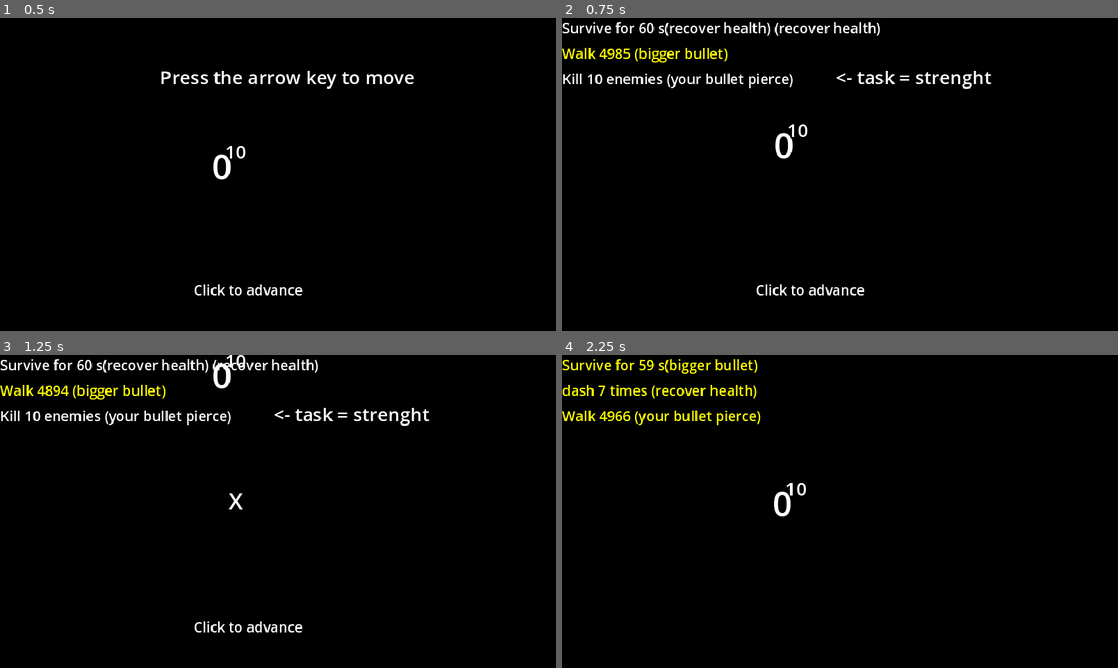
Above: before the commit, frames 1-4 (two rows, left to right).
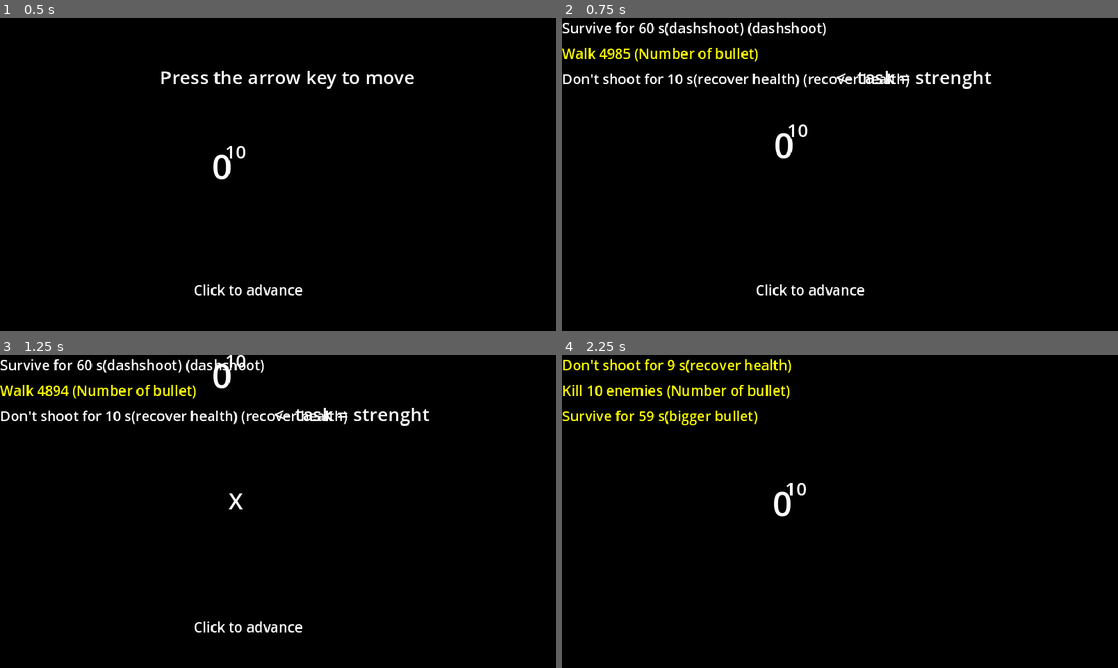
Above: after the commit, the same moments.

Repository: sentinelle28/game_jam_power
Game: Godot game, scene res://scene/tutorial/tutorial.tscn
Two runs of this game, one before a commit and one after it. Both use one fixed random seed, a clock stepped at 60 frames per second and the inputs below. The project has no main scene, so this scene is started directly.
Inputs (mouse positions are in pixels of both pictures, inside the frame that each line leads up to):
- Up to frame 1 (0.5 s): no input
- Up to frame 2 (0.75 s): tap Enter at 0.5 s; move the mouse to (812, 237) at 0.52 s; press the mouse at (812, 237) at 0.53 s; hold Up (ui_up) from 0.53 s (still down); right-click (812, 237) at 0.6 s
- Up to frame 3 (1.25 s): keep holding Up (ui_up)
- Up to frame 4 (2.25 s): tap Enter at 1.25, 2 s; move the mouse to (1006, 558) at 1.27 s; release the mouse at (1006, 558) at 1.28 s; click (1006, 558) at 1.35 s; right-click (1006, 558) at 1.55 s; move the mouse to (673, 464) at 2.02 s; release Up (ui_up) at 2.03 s; press the mouse at (673, 464) at 2.03 s; hold Left (ui_left) from 2.03 s (still down); right-click (673, 464) at 2.1 s

Frame 1 is identical in both runs. In frame 2, 2.2% of the frame differs, in the area x 0-63%, y 1-23%; in frame 3, 2.1%; in frame 4, 2.4%, in the area x 0-42%, y 1-23%.

Commit message:
added new feature
new task, new reward
new death menu

Diff:
--- a/autoload/pause_menu/death/death_panel.tscn
+++ b/autoload/pause_menu/death/death_panel.tscn
@@ -33,19 +33,6 @@
 grow_horizontal = 2
 grow_vertical = 2
 theme_override_styles/panel = SubResource("StyleBoxFlat_wam3b")
-
-[node name="Label" type="Label" parent="Panel"]
-layout_mode = 1
-anchors_preset = 5
-anchor_left = 0.5
-anchor_right = 0.5
-offset_left = -31.0
-offset_right = 31.0
-offset_bottom = 23.0
-grow_horizontal = 2
-text = "You lost"
-label_settings = SubResource("LabelSettings_yfq31")
-horizontal_alignment = 1
 
 [node name="VBoxContainer" type="VBoxContainer" parent="Panel"]
 layout_mode = 1
@@ -97,4 +84,31 @@
 layout_mode = 2
 text = "Retry"
 
+[node name="Control" type="Control" parent="Panel"]
+layout_mode = 1
+anchors_preset = 5
+anchor_left = 0.5
+anchor_right = 0.5
+offset_left = -87.5
+offset_right = 88.5
+offset_bottom = 40.0
+grow_horizontal = 2
+
+[node name="Label" type="Label" parent="Panel/Control"]
+layout_mode = 1
+anchors_preset = 8
+anchor_left = 0.5
+anchor_top = 0.5
+anchor_right = 0.5
+anchor_bottom = 0.5
+offset_left = -44.5
+offset_top = -11.5
+offset_right = 44.5
+offset_bottom = 11.5
+grow_horizontal = 2
+grow_vertical = 2
+text = "You were erased"
+label_settings = SubResource("LabelSettings_yfq31")
+horizontal_alignment = 1
+
 [connection signal="pressed" from="Panel/VBoxContainer2/Button" to="." method="_on_button_pressed"]
--- a/autoload/ref/upgrade_ref/upgrade_ref.gd
+++ b/autoload/ref/upgrade_ref/upgrade_ref.gd
@@ -6,7 +6,9 @@
 "bigger bullet":BulletSizeUpgrade.new(),
 "your bullet pierce":BulletPierceUpgrade.new(),
 "dashshoot":ShootOnDash.new(),
-"More max health":MaxHealthUpgrade.new()}
+"More max health":MaxHealthUpgrade.new(),
+"Number of bullet":NumberShotUpgrade.new(),
+"dash cooldown":DashCooldown.new()}
 
 var negative_upgrade:Dictionary = {
 "lose max health":NegativeMaxHealthUpgrade.new(),
--- a/autoload/task/event_listener/event_listener.gd
+++ b/autoload/task/event_listener/event_listener.gd
@@ -1,6 +1,7 @@
 extends Node
 
 signal player_kill_enemy
+signal player_shoot
 signal player_dash
 signal player_walk(distance:float)
 signal player_miss
--- a/autoload/task/task/taskmanager.gd
+++ b/autoload/task/task/taskmanager.gd
@@ -12,7 +12,8 @@
 	Dash.new(),
 	WalkTask.new(),
 	QuickKillTask.new(),
-	SurviveTask.new()]
+	SurviveTask.new(),
+	DontShoot.new()]
 
 func _gen_new_task()->void:
 	current_task.clear()
--- a/c_actor/player/player.gd
+++ b/c_actor/player/player.gd
@@ -105,6 +105,7 @@
 			_shoot_toward(direction)
 			bullet_timer.start(shooting_cooldown)
 			AudioController._play("shoot")
+			EventListener.emit_signal("player_shoot")
 
 
 func _shoot_toward(direction:Vector2):
--- /dev/null
+++ b/component/task/simple_task/dontshoot_task.gd
@@ -0,0 +1,30 @@
+extends TaskStrategyPattern
+
+class_name DontShoot
+var to_survive:float = 10.0
+var current:float = 0.0
+
+func _personal_init()->void:
+	EventListener.connect("time_passes",_custom_personnal_task)
+	EventListener.connect("player_shoot",_reset_shot)
+	to_survive += Taskmanager.number_of_task_completed
+	name = "Don't shoot for "
+	name += str(to_survive)
+	name += " s"
+	name += "(" + name_of_the_reward + ")"
+
+func _custom_personnal_task(value:float)->void:
+	current += value
+	if current >=to_survive:
+		_on_task_complete()
+	var new_text:String = "Don't shoot for " + str(int(to_survive-current))
+	new_text += " s"
+	new_text += "(" + name_of_the_reward + ")"
+	_update_task_meter(new_text)
+
+func _reset_shot()->void:
+	current = 0
+
+
+func get_strategy_name()->String:
+	return "dontshoot"
--- /dev/null
+++ b/component/upgrade/normal/positive_upgrade/bullet/dash_cooldown.gd
@@ -0,0 +1,5 @@
+extends UpgradeStrategyPattern
+class_name DashCooldown
+func _apply_change(target:Node)->void:
+	if target is Player:
+		target.dash_recovery *= 0.9
--- /dev/null
+++ b/component/upgrade/normal/positive_upgrade/bullet/number_shot.gd
@@ -0,0 +1,5 @@
+extends BulletUpgrade
+class_name NumberShotUpgrade
+func _apply_change(target:Node)->void:
+	if target is Player:
+		target.bullet_to_shoot += 1
Not shown: 1 places in autoload/pause_menu/death/death_panel.tscn that only renumber resources
